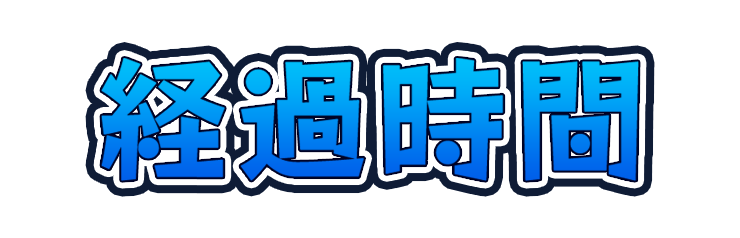
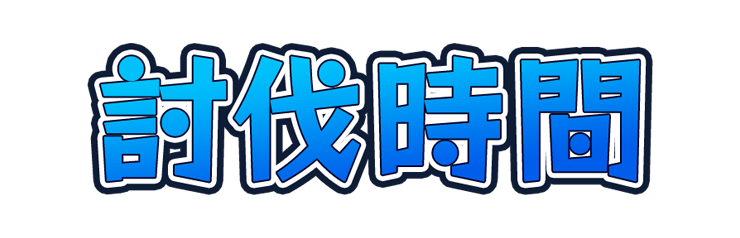
Revision of a layered (740, 238) image; what changed, layer by layer:
hid "経過時間 のコピー" over [101, 58, 639, 181]
added layer "討伐時間 のコピー" above "討伐時間" over [87, 43, 653, 195]
